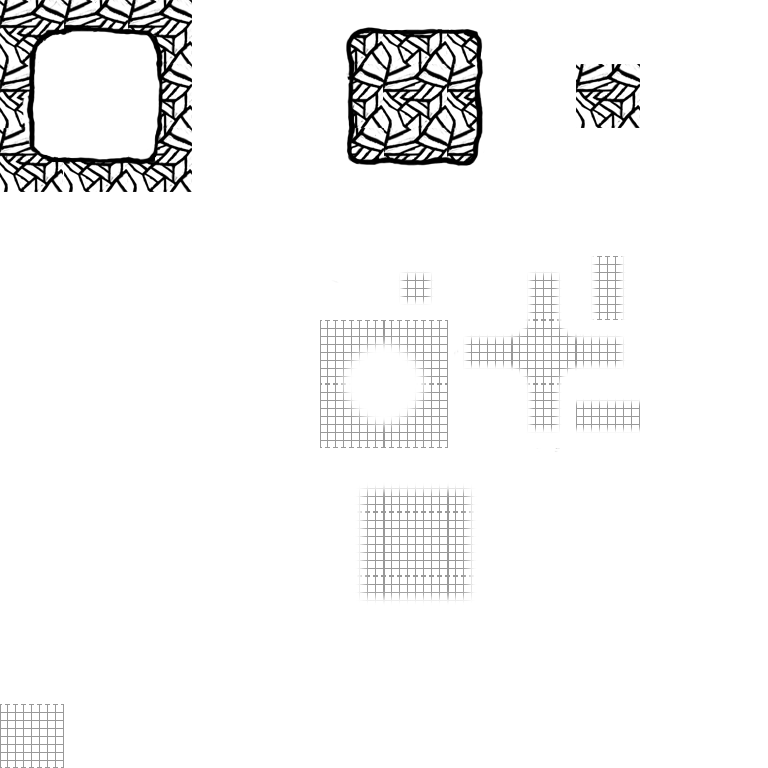
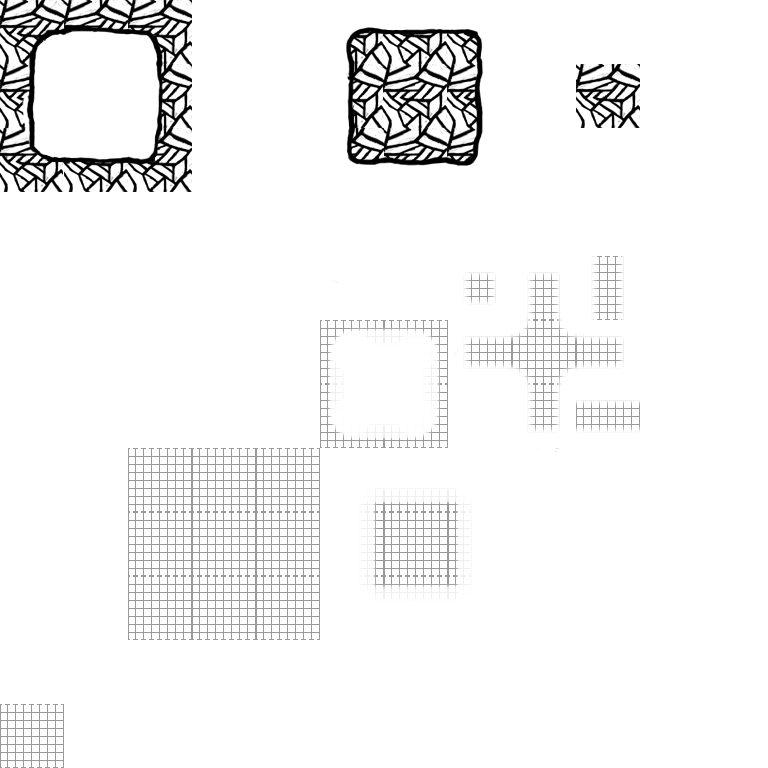
Layer changes from the first 768 x 768 image to the second:
added group "Lighting" with 8 layers above "Grid" over [128, 271, 497, 640]
added group "6" (1st of 2, in "Lighting") with 2 layers in group "Lighting" over [356, 484, 476, 604]
added layer "6 copy" in group "6" over [356, 486, 476, 602]
added group "4" with 2 layers in group "Lighting" over [327, 327, 441, 440]
added layer "Layer 12 copy" in group "4" over [327, 327, 441, 440]
renamed "Layer 9" to "useless", moved it into group "Lighting", painted on it over [396, 271, 497, 436]
removed layer "Layer 8" over [463, 271, 497, 305]
showed "Lighting BK", moved it into group "Lighting" over [128, 448, 320, 640]
removed layer "Lighting" over [327, 327, 441, 440]
renamed "Layer 7" to "Layer 13", hid it, moved it below "Sample", painted on it over [128, 271, 497, 640]
